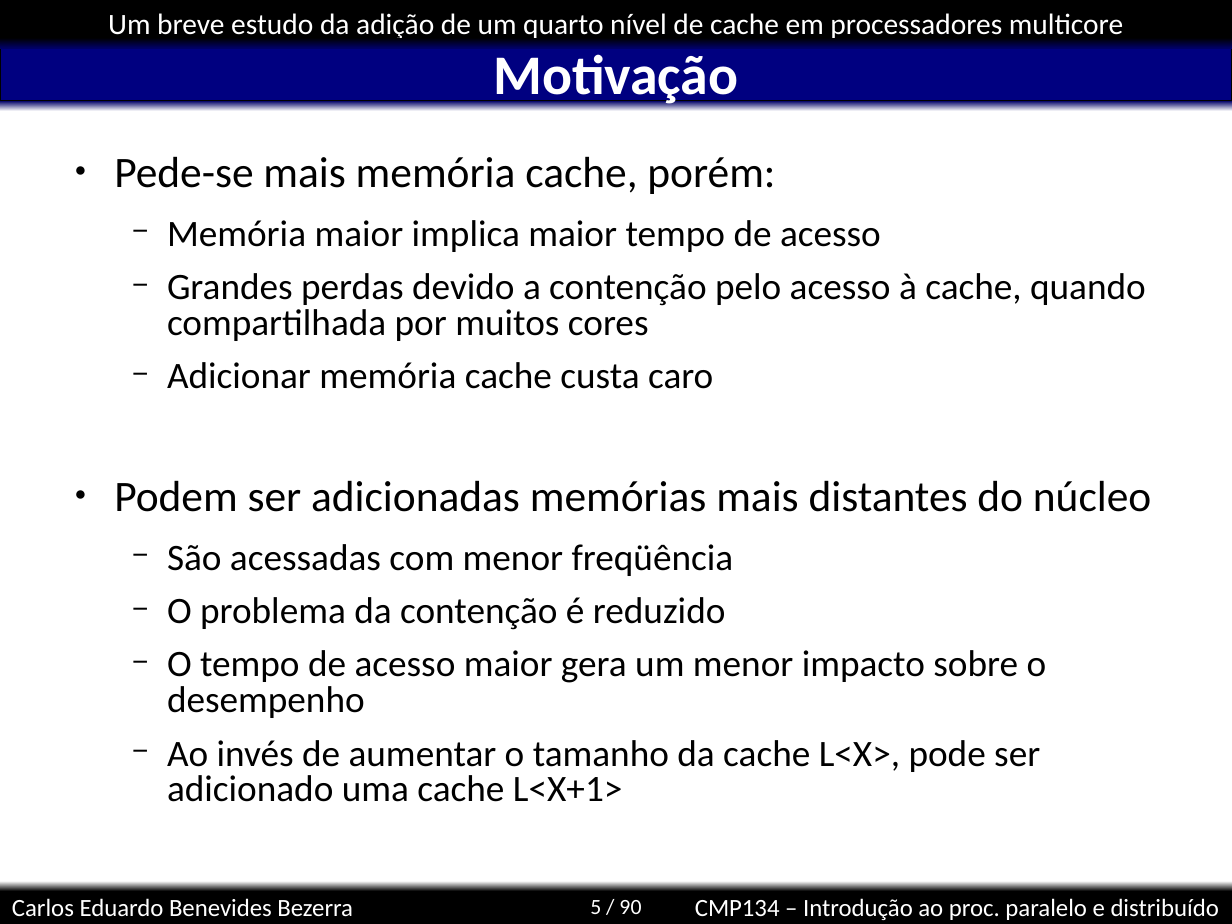
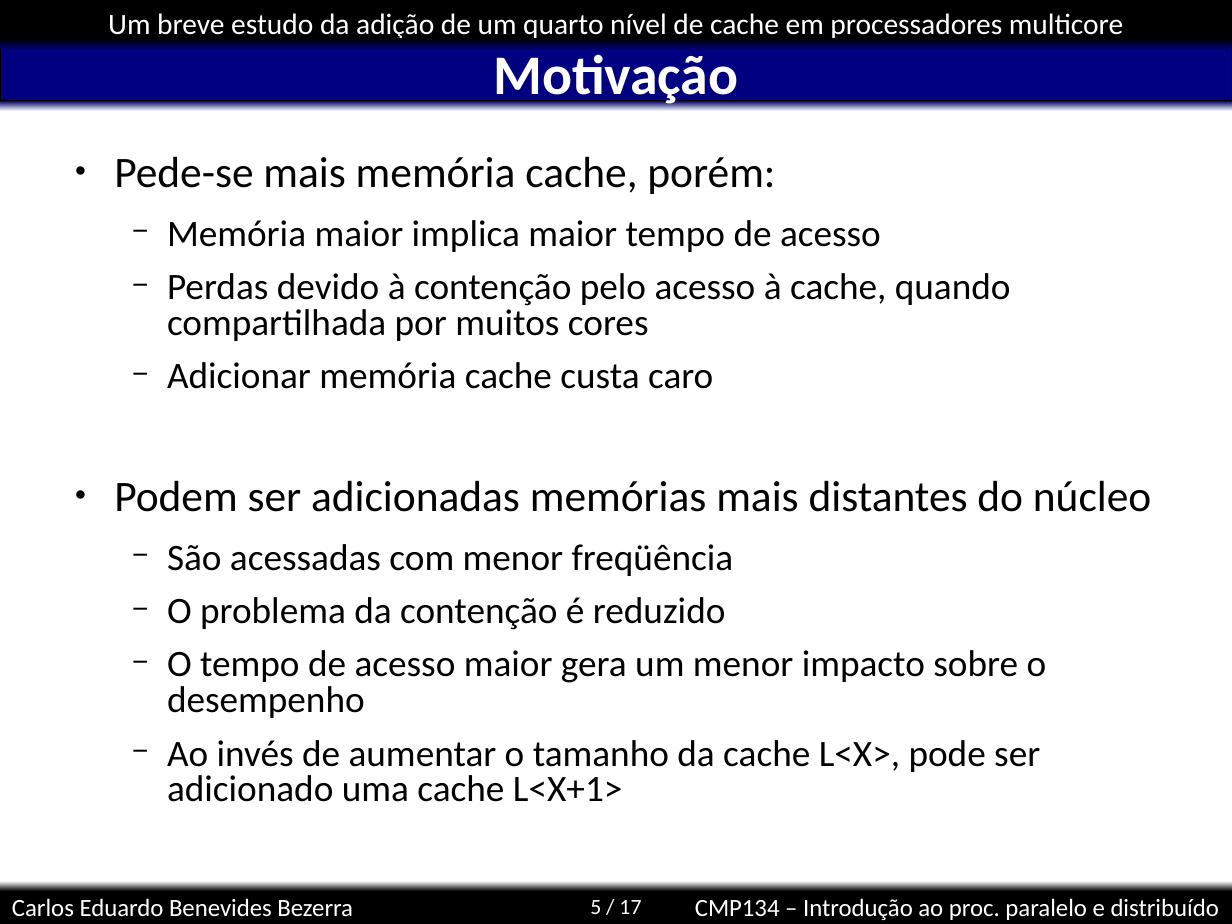
Before and after one commit to kdubezerra/kdubezerra, a slide deck: slide 5 of disciplinas/cmp134/simics/carloseduardo.ppt. Drawn at 1232x924 pixels with LibreOffice and Linux fonts; fonts in the diff are those of the drawing; background and template pictures are left out. Boxes give left, top, right and bottom in pixels: in the first picture for what was removed or moved away, otherwise in the second. Text is boxed around its words. In the diff, an @@ line names an element or a change of style, - is before the commit and + after.

```diff
--- a/disciplinas/cmp134/simics/carloseduardo.ppt
+++ b/disciplinas/cmp134/simics/carloseduardo.ppt
@@ text at (167,273,1011,341): text changed @@
-  − Grandes perdas devido a contenção pelo acesso à cache, quando compartilhada por muitos cores
+  − Perdas devido à contenção pelo acesso à cache, quando compartilhada por muitos cores
@@ page number at (590,900,641,914): text changed @@
-5 / 90
+5 / 17
```
Also in this commit, not shown: 6 other slides changed, 8 slides added, 2 other files.
